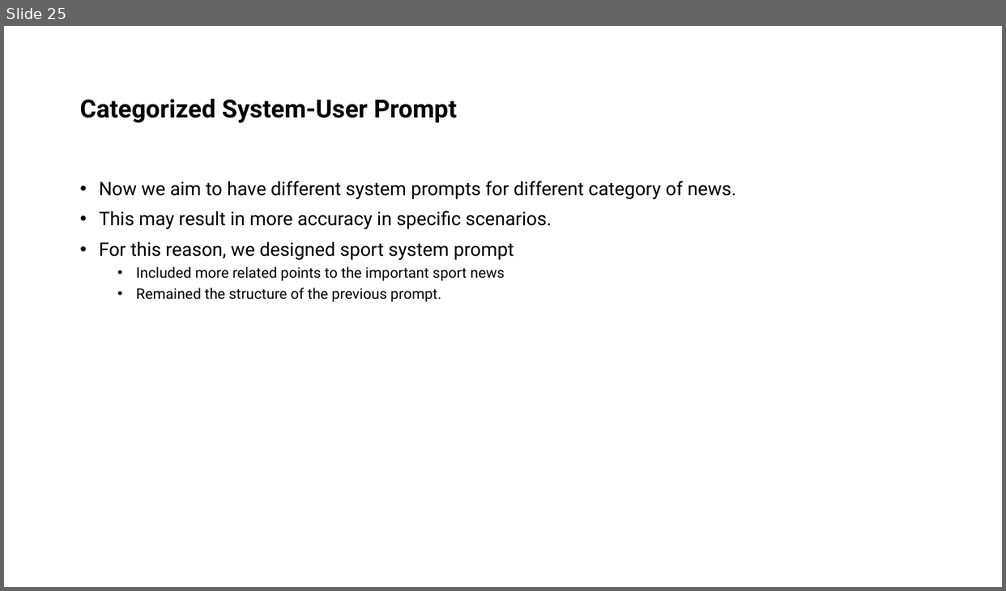
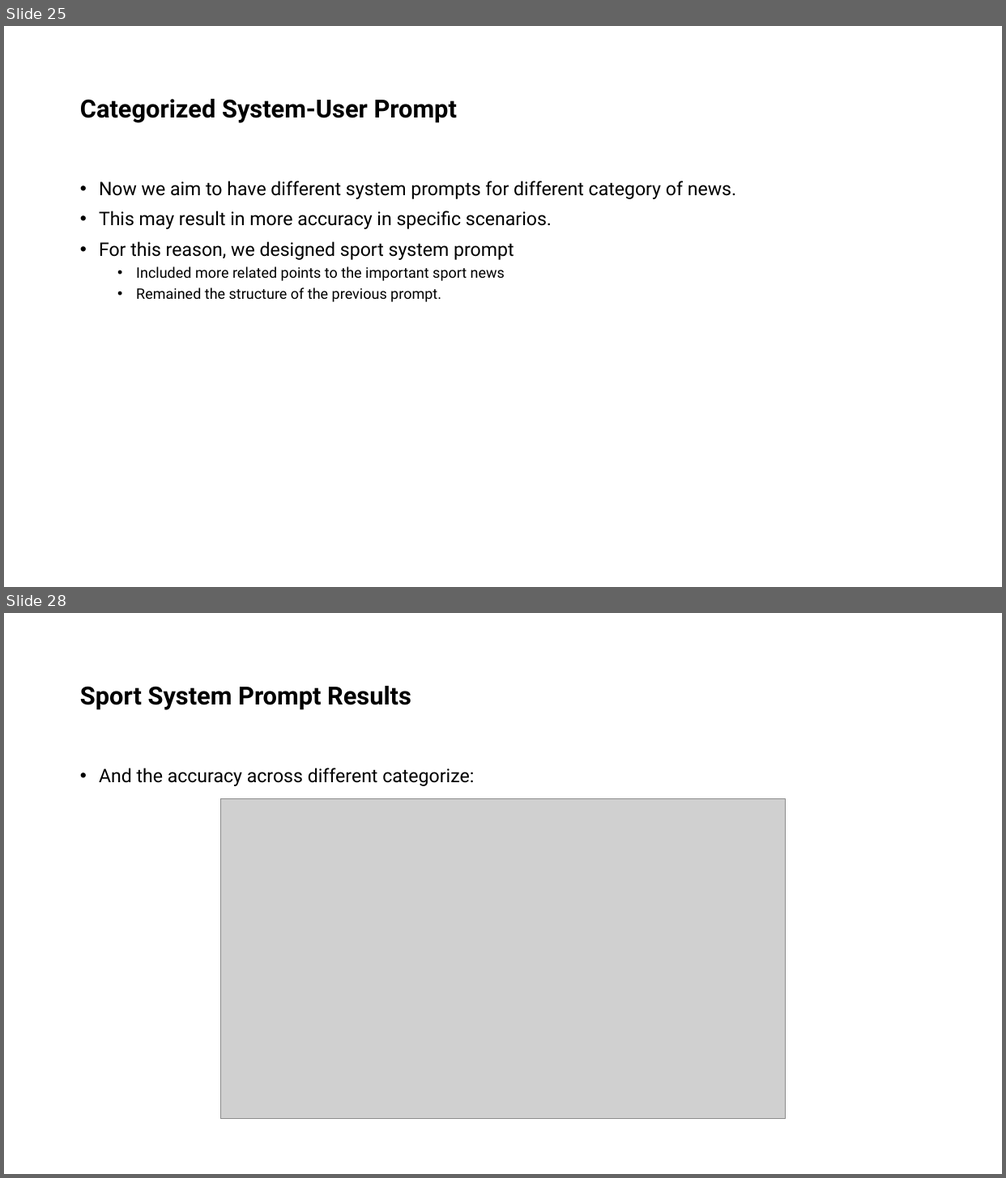
Before and after one commit to ShayanSalehi81/BachelorProject, a slide deck: Slides/System-User Prompt Design.pptx. Shown one above the other, each under a label of ours: slide 25 before the commit, slides 25 and 28 after it; the slides between them are not shown. The pictures are 1006x591 and 1006x1178 pixels, drawn with LibreOffice and Linux fonts; fonts in the diff are those of the drawing; grey boxes stand for pictures. Boxes give left, top, right and bottom in pixels: in the first picture for what was removed or moved away, otherwise in the second. Text is boxed around its words. In the diff, an @@ line names an element or a change of style, - is before the commit and + after.

```diff
--- a/Slides/System-User Prompt Design.pptx
+++ b/Slides/System-User Prompt Design.pptx
@@ slide 28 added at [4,613,1002,1174], background #FFFFFF @@
@@ title added at [80,686,411,710], 24 pt, text #000000, bold @@
+Sport System Prompt Results
@@ text added at [99,768,474,786], 18 pt, text #000000 @@
+• And the accuracy across different categorize:
@@ picture added at [221,799,786,1119] @@
```
Also in this commit, not shown: 2 other slides added, 4 other files.
